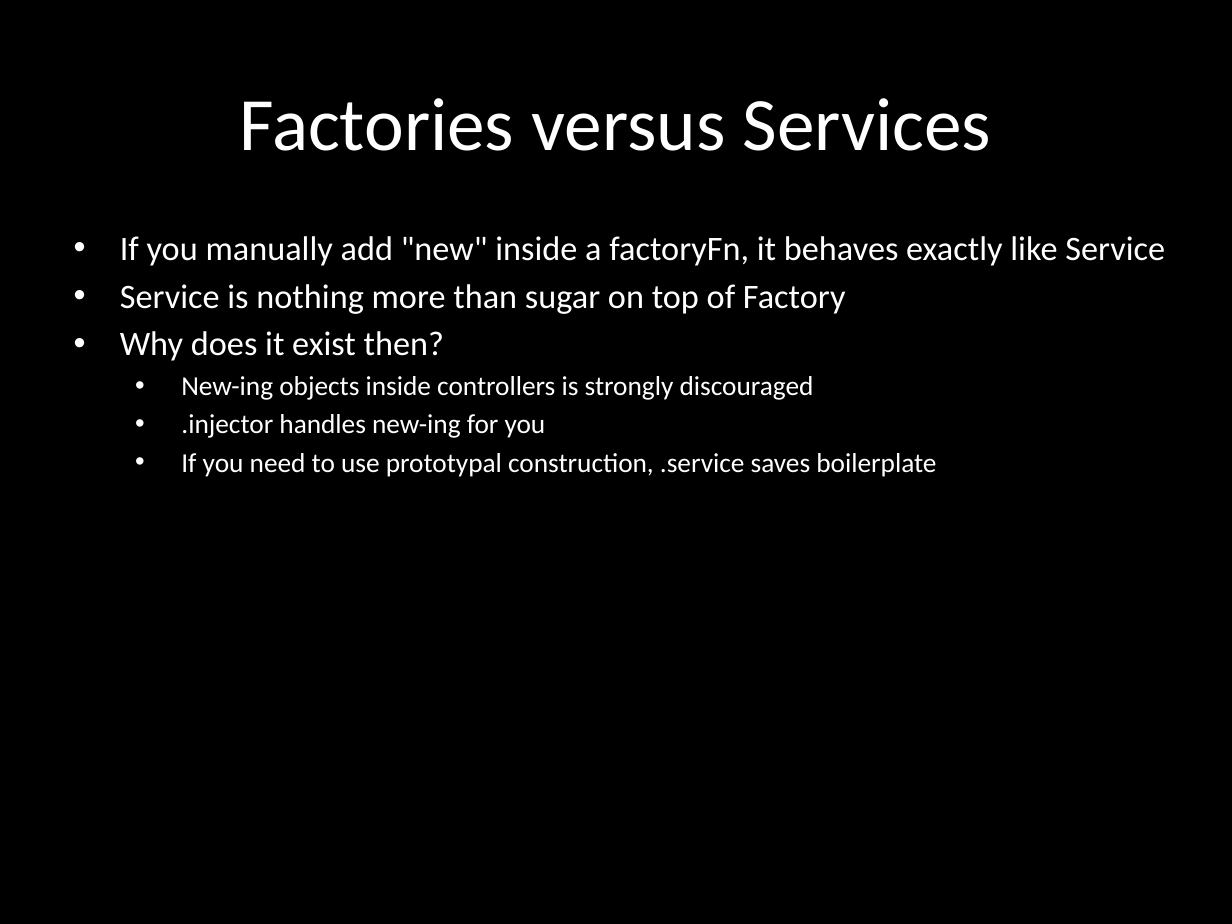
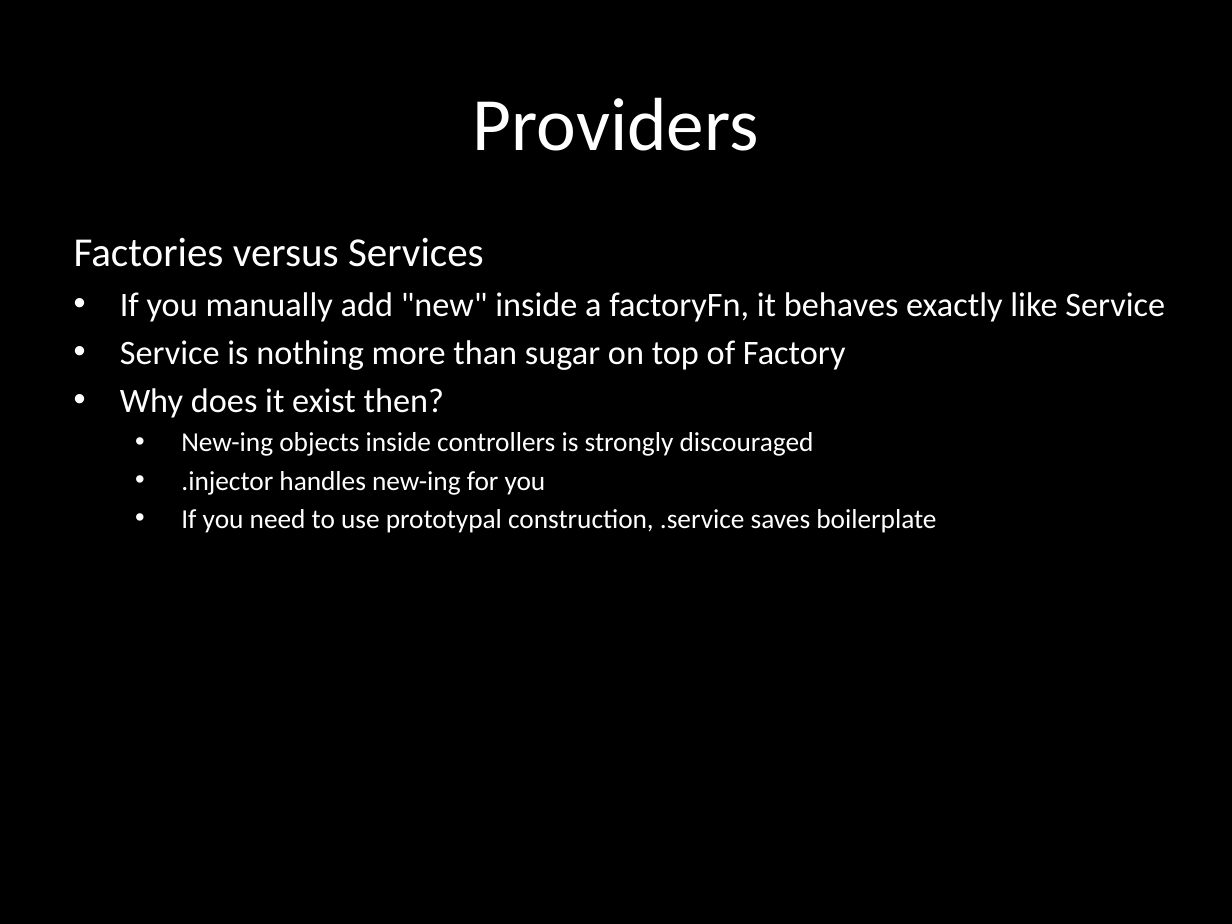
Before and after one commit to eliasjames/training-angular, a slide deck: slide 22 of slides/Angular Slides Day 2.pptx (slide 23 before the commit). Drawn at 1232x924 pixels with LibreOffice and Linux fonts; fonts in the diff are those of the drawing. Boxes give left, top, right and bottom in pixels: in the first picture for what was removed or moved away, otherwise in the second. Text is boxed around its words. In the diff, an @@ line names an element or a change of style, - is before the commit and + after.

```diff
--- a/slides/Angular Slides Day 2.pptx
+++ b/slides/Angular Slides Day 2.pptx
@@ title at <box>473,97,759,151</box>: text changed @@
-Factories versus Services
+Providers
@@ subtitle at <box>74,237,484,267</box>: paragraph added @@
+Factories versus Services
```
Also in this commit, not shown: 12 other slides changed, 1 slide removed.
